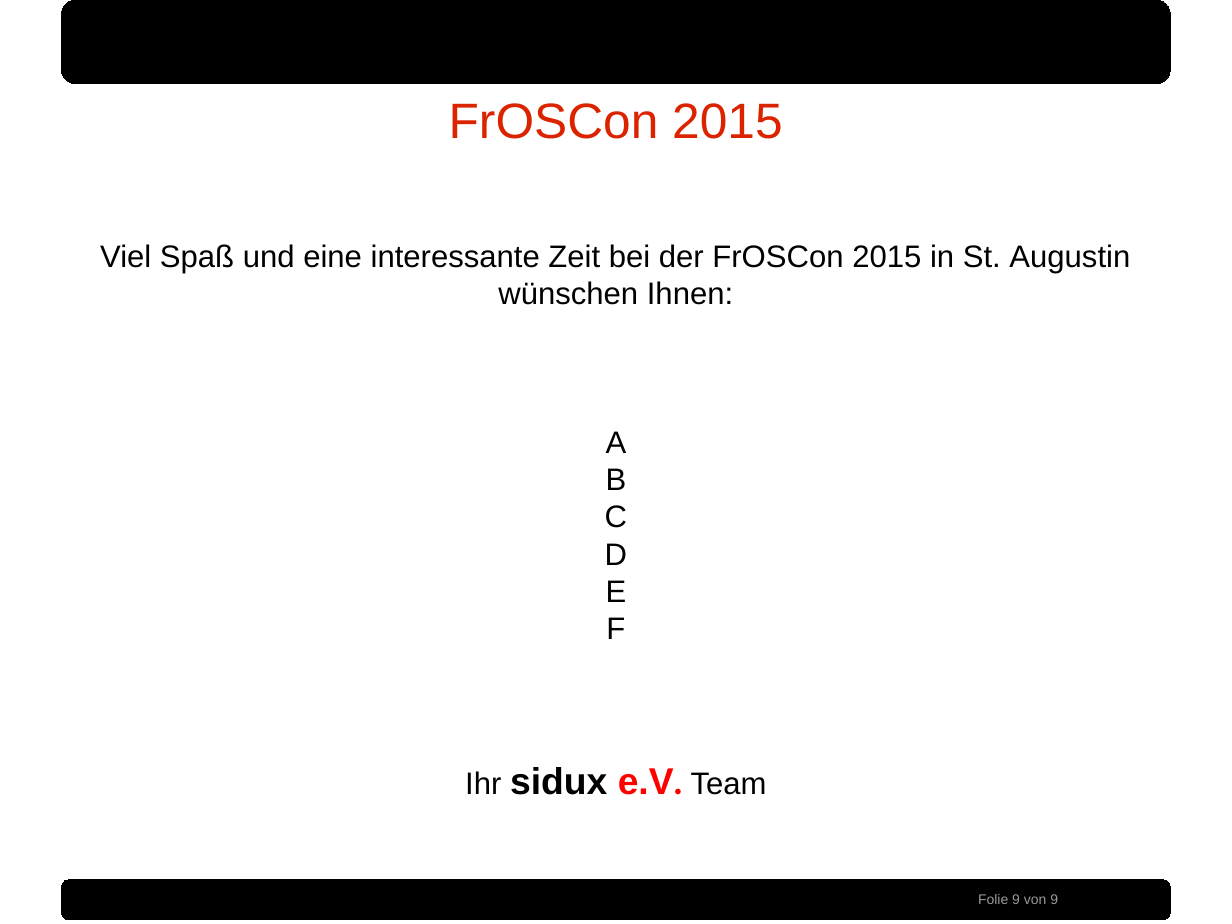
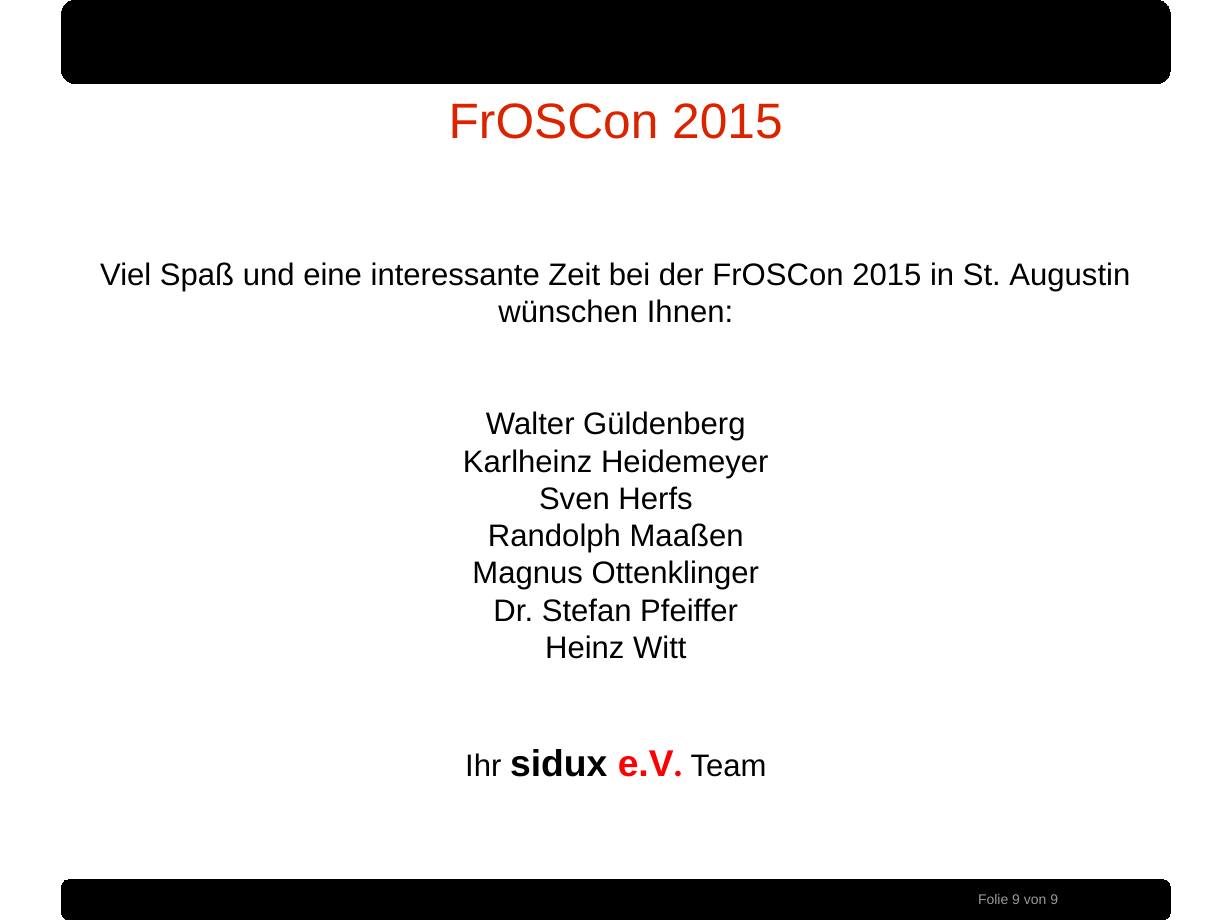
Before and after one commit to sidux-ev/praesentation, a slide deck: slide 9 of bin/froscon2015.odp. Drawn at 1232x924 pixels with LibreOffice and Linux fonts; fonts in the diff are those of the drawing; background and template pictures are left out. Boxes give left, top, right and bottom in pixels: in the first picture for what was removed or moved away, otherwise in the second. Text is boxed around its words. In the diff, an @@ line names an element or a change of style, - is before the commit and + after.

```diff
--- a/bin/froscon2015.odp
+++ b/bin/froscon2015.odp
@@ text at bbox=[463, 411, 769, 659]: text changed @@
-A
-B
-C
-D
-E
-F
+Walter Güldenberg
+Karlheinz Heidemeyer
+Sven Herfs
+Randolph Maaßen
+Magnus Ottenklinger
+Dr. Stefan Pfeiffer
+Heinz Witt
```
Also in this commit, not shown: 1 other file.
